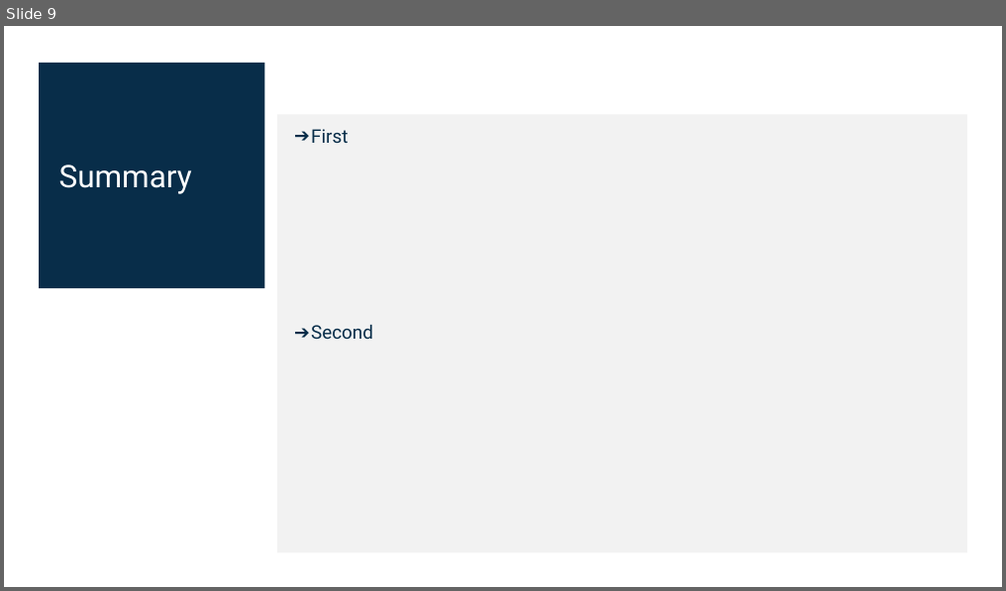
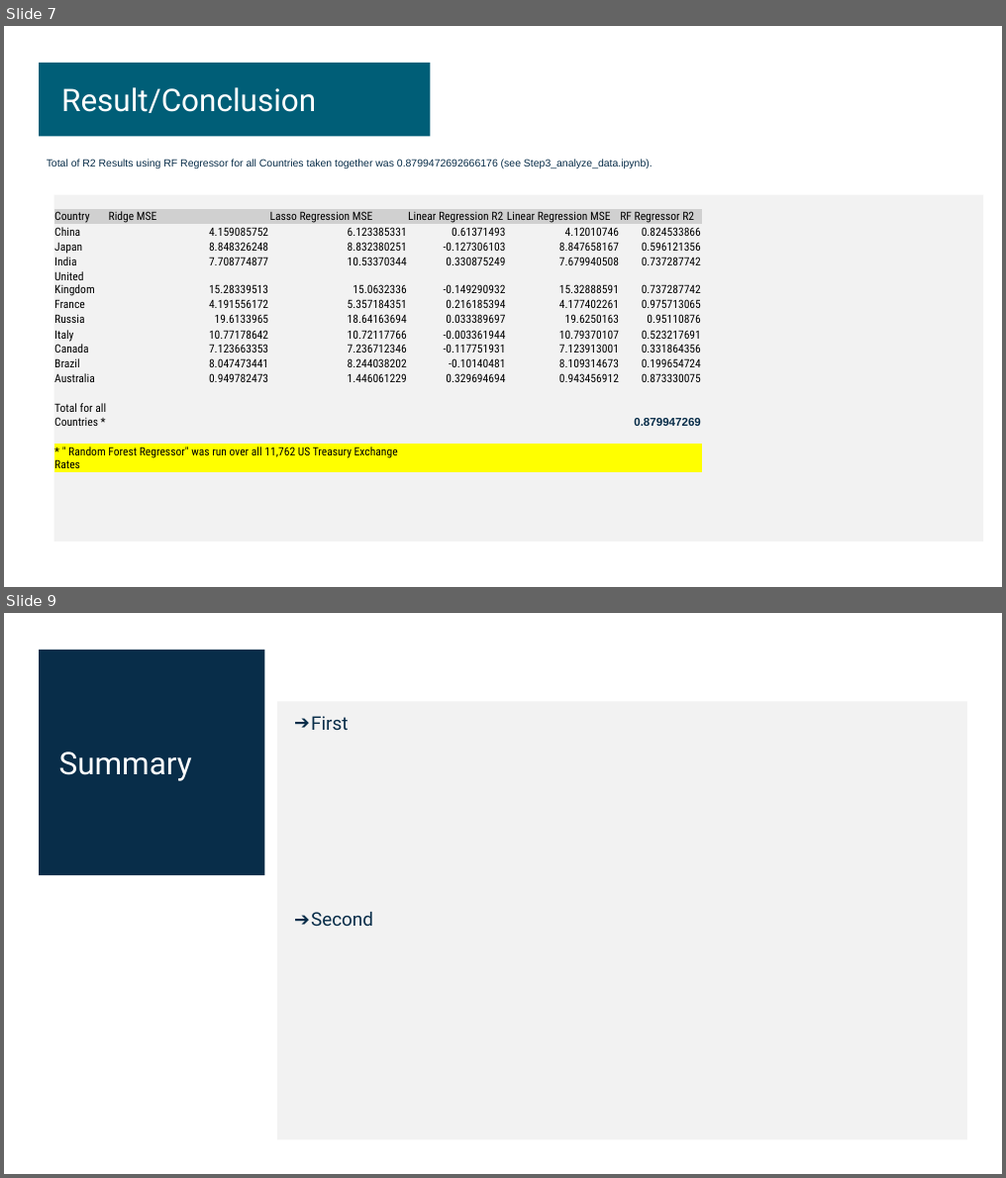
Before and after one commit to tbrown14611/Project_2, a slide deck: Team 3 AI_Bootcamp_Project_2.pptx. Shown one above the other, each under a label of ours: slide 9 before the commit, slides 7 and 9 after it; the slides between them are not shown. The pictures are 1006x591 and 1006x1178 pixels, drawn with LibreOffice and Linux fonts; fonts in the diff are those of the drawing. Boxes give left, top, right and bottom in pixels: in the first picture for what was removed or moved away, otherwise in the second. Text is boxed around its words. In the diff, an @@ line names an element or a change of style, - is before the commit and + after.

```diff
--- a/Team 3 AI_Bootcamp_Project_2.pptx
+++ b/Team 3 AI_Bootcamp_Project_2.pptx
@@ slide 7 added at box(4, 26, 1002, 587), background #FFFFFF @@
@@ rectangle added at box(40, 63, 431, 137), fill #005E77 @@
@@ text added at box(61, 87, 316, 113), 30 pt, text #FFFFFF @@
+Result/Conclusion
@@ text added at box(47, 159, 652, 169), 10 pt, text #082D49 @@
+Total of R2 Results using RF Regressor for all Countries taken together was 0.8799472692666176 (see Step3_analyze_data.ipynb).
@@ rectangle added at box(54, 195, 984, 542), fill #F2F2F2 @@
@@ table added at box(54, 209, 702, 472), 15 rows, 6 columns @@
+Country | Ridge MSE | Lasso Regression MSE | Linear Regression R2 | Linear Regression MSE | RF Regressor R2
+China | 4.159085752 | 6.123385331 | 0.61371493 | 4.12010746 | 0.824533866
+Japan | 8.848326248 | 8.832380251 | -0.127306103 | 8.847658167 | 0.596121356
+India | 7.708774877 | 10.53370344 | 0.330875249 | 7.679940508 | 0.737287742
+United Kingdom | 15.28339513 | 15.0632336 | -0.149290932 | 15.32888591 | 0.737287742
+France | 4.191556172 | 5.357184351 | 0.216185394 | 4.177402261 | 0.975713065
+Russia | 19.6133965 | 18.64163694 | 0.033389697 | 19.6250163 | 0.95110876
+Italy | 10.77178642 | 10.72117766 | -0.003361944 | 10.79370107 | 0.523217691
+Canada | 7.123663353 | 7.236712346 | -0.117751931 | 7.123913001 | 0.331864356
+Brazil | 8.047473441 | 8.244038202 | -0.10140481 | 8.109314673 | 0.199654724
+Australia | 0.949782473 | 1.446061229 | 0.329694694 | 0.943456912 | 0.873330075
+ |  |  |  |  | 
+Total for all Countries * |  |  |  |  | 0.879947269
+ |  |  |  |  | 
+* " Random Forest Regressor" was run over all 11,762 US Treasury Exchange Rates |  |  |  |  | 
```
Also in this commit, not shown: 4 slides changed, 1 other slide added, 2 slides removed.
